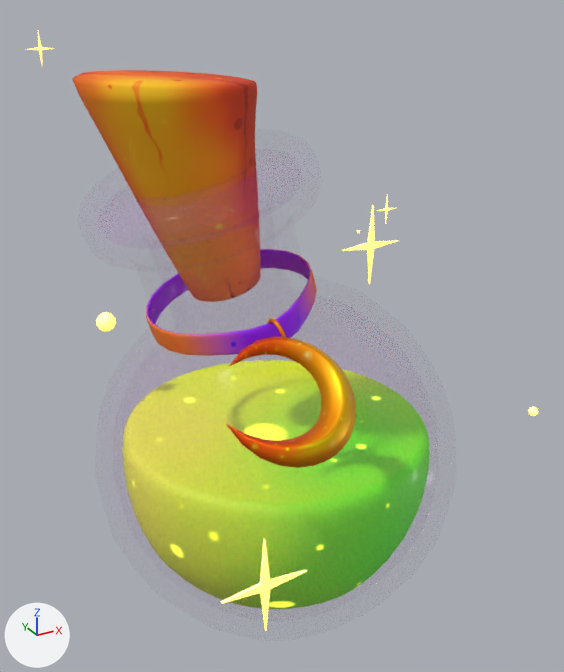
What one commit did to the glTF model assets/potion.glb.
Both versions are drawn from a 50 mm lens placed at (-0.131, -0.244, 0.173), pointed at (0.002, 0.0, 0.051). Arrows for +X, +Y and +Z are at lower left; the lights stay in place. The picture after the commit comes second. Where no turn or scale is listed for an object, it has been applied to the vertices.

The first picture shows 'Bottle_LP.002', 'Cork_LP', 'Moon_LP.002', 'Plane.001', 'Roundcube.009' and 6 more.
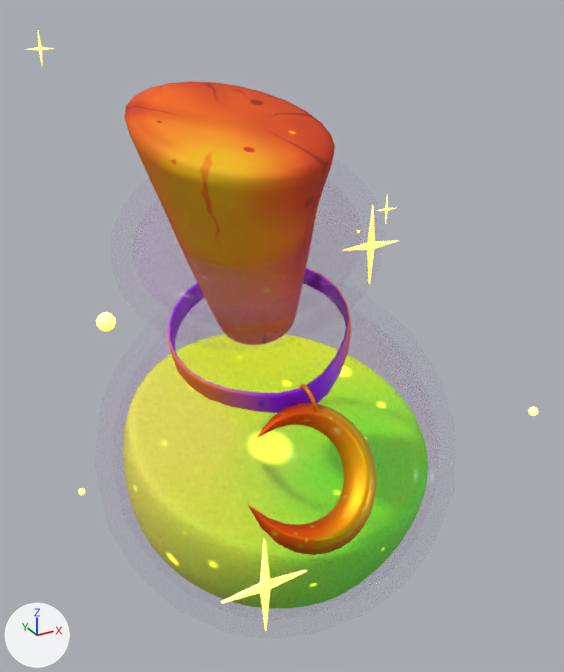
Boxes (x1, y1, x2, y2) around the edits, measured in the pictures (564 x 672 px):
'Bottle_LP.002', turned
    before: (77, 129, 457, 641)
    after: (94, 159, 456, 639)
'Cork_LP', turned
    before: (72, 70, 257, 198)
    after: (124, 81, 335, 264)
'Moon_LP.002', turned
    before: (226, 336, 356, 468)
    after: (248, 403, 376, 555)
'Roundcube.009', turned
    before: (146, 258, 317, 356)
    after: (168, 311, 351, 413)
'BézierCircle.004', turned
    before: (267, 318, 287, 340)
    after: (299, 384, 318, 412)

Diff of the bpy script that builds the scene:
```diff
--- a/assets/potion.glb.py
+++ b/assets/potion.glb.py
@@ ob_bottle_lp_002 @@
 ob_bottle_lp_002.location = (0.0, 0.0, 0.0)
-ob_bottle_lp_002.rotation_euler = (-0.000249, 0.0000431, -0.0000115)  # degrees (0, 0, -0)
+ob_bottle_lp_002.rotation_euler = (0.331, 0.0000443, 0.0)  # degrees (19, 0, 0)
```
